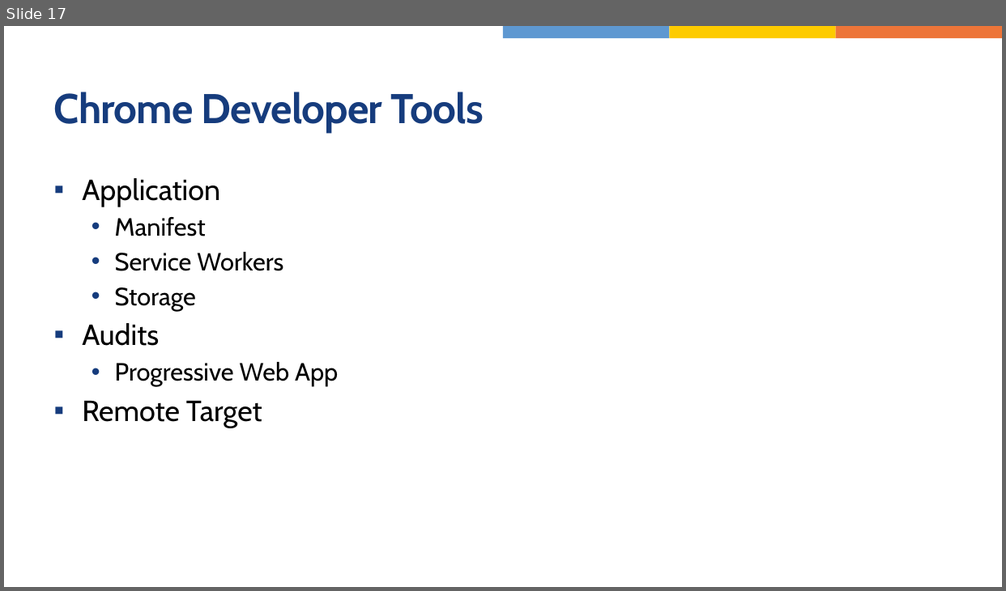
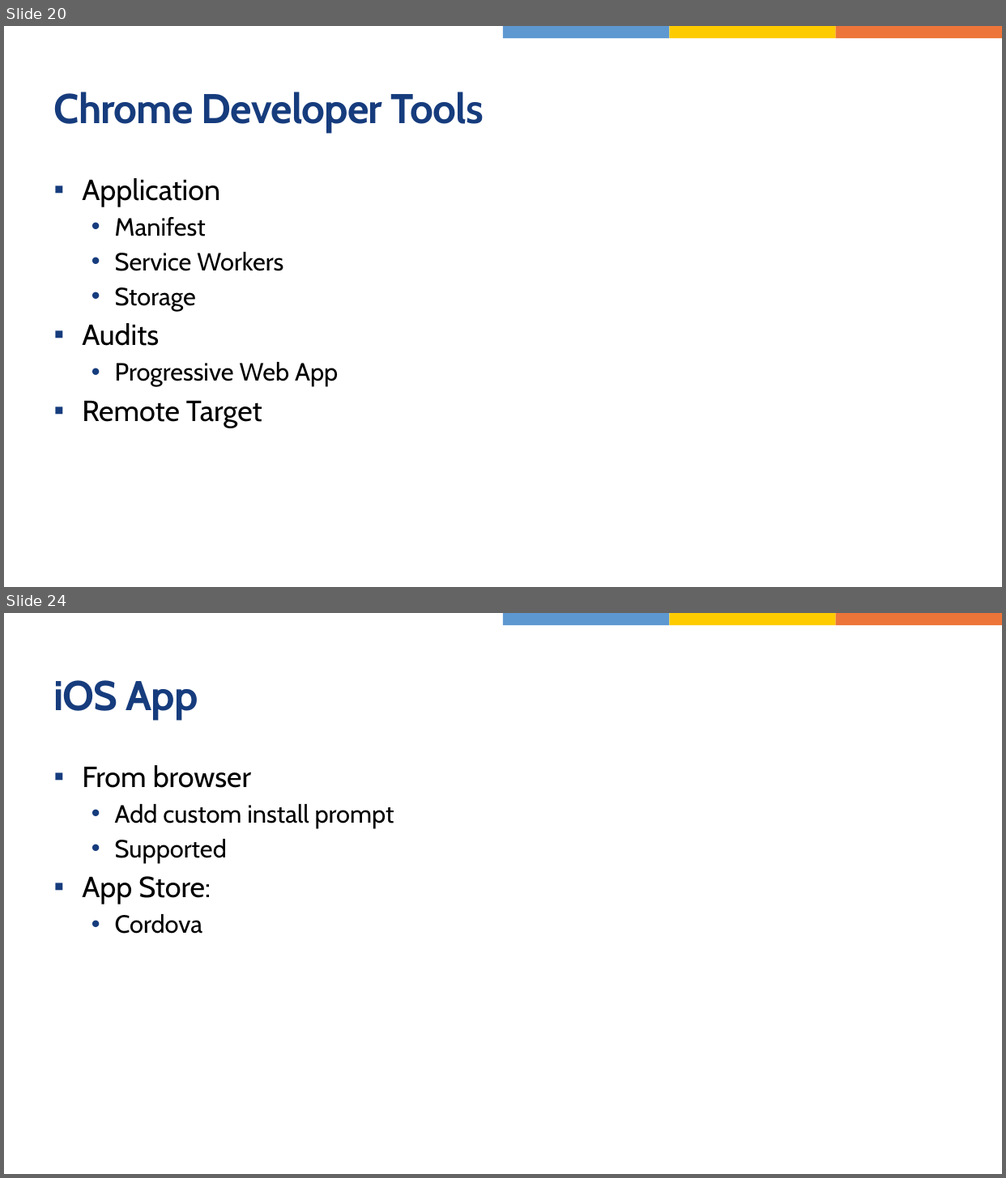
Before and after one commit to jasho/wug-blazor-pwa, a slide deck: WUG-Blazor-PWA.pptx. Shown one above the other, each under a label of ours: slide 17 before the commit, slides 20 and 24 after it; the slides between them are not shown. The pictures are 1006x591 and 1006x1178 pixels, drawn with LibreOffice and Linux fonts; fonts in the diff are those of the drawing. Boxes give left, top, right and bottom in pixels: in the first picture for what was removed or moved away, otherwise in the second. Text is boxed around its words. In the diff, an @@ line names an element or a change of style, - is before the commit and + after.

```diff
--- a/WUG-Blazor-PWA.pptx
+++ b/WUG-Blazor-PWA.pptx
@@ slide 24 added at <box>4,613,1002,1174</box>, background #FFFFFF; not listed: 3 template elements that a slide beside it also shows @@
@@ title added at <box>54,680,198,719</box>, 40 pt, text #163C7D, bold @@
+iOS App
@@ text added at <box>82,765,394,934</box>, 24 pt, text #000000 @@
+▪ From browser
+  • Add custom install prompt
+  • Supported
+▪ App Store:
+  • Cordova
@@ what was slide 17 is now slide 20 @@
```
Also in this commit, not shown: 3 slides changed, 11 other slides added, 2 slides removed, 4 other files.
